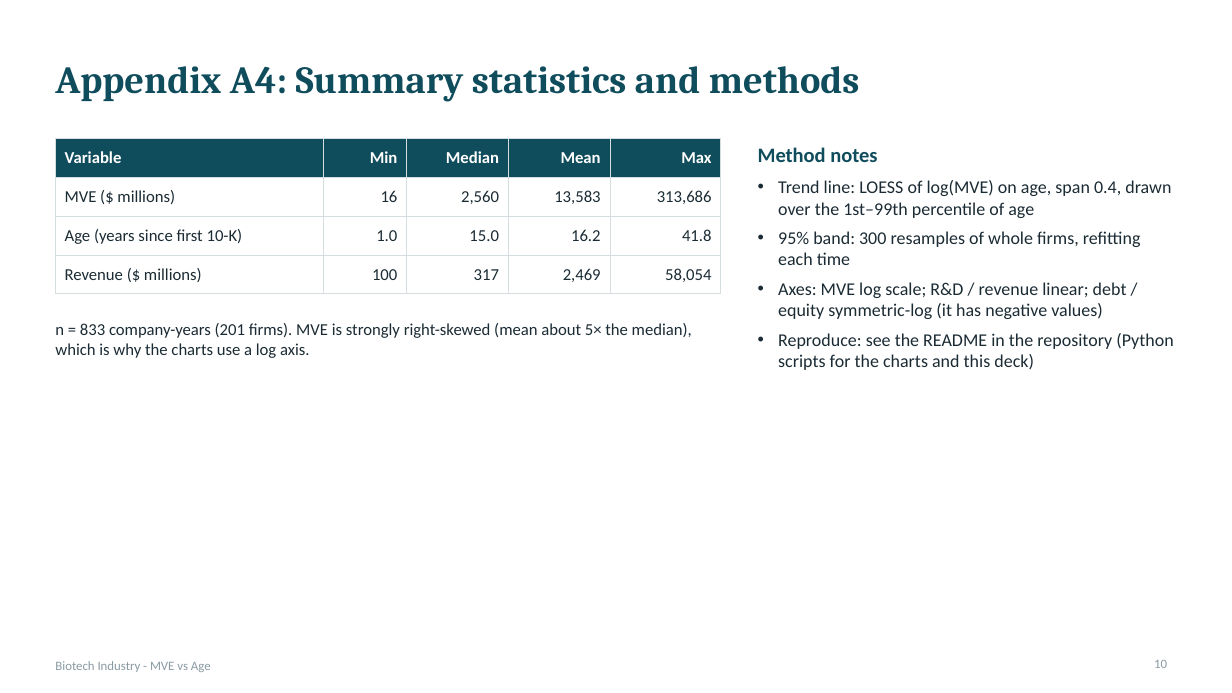
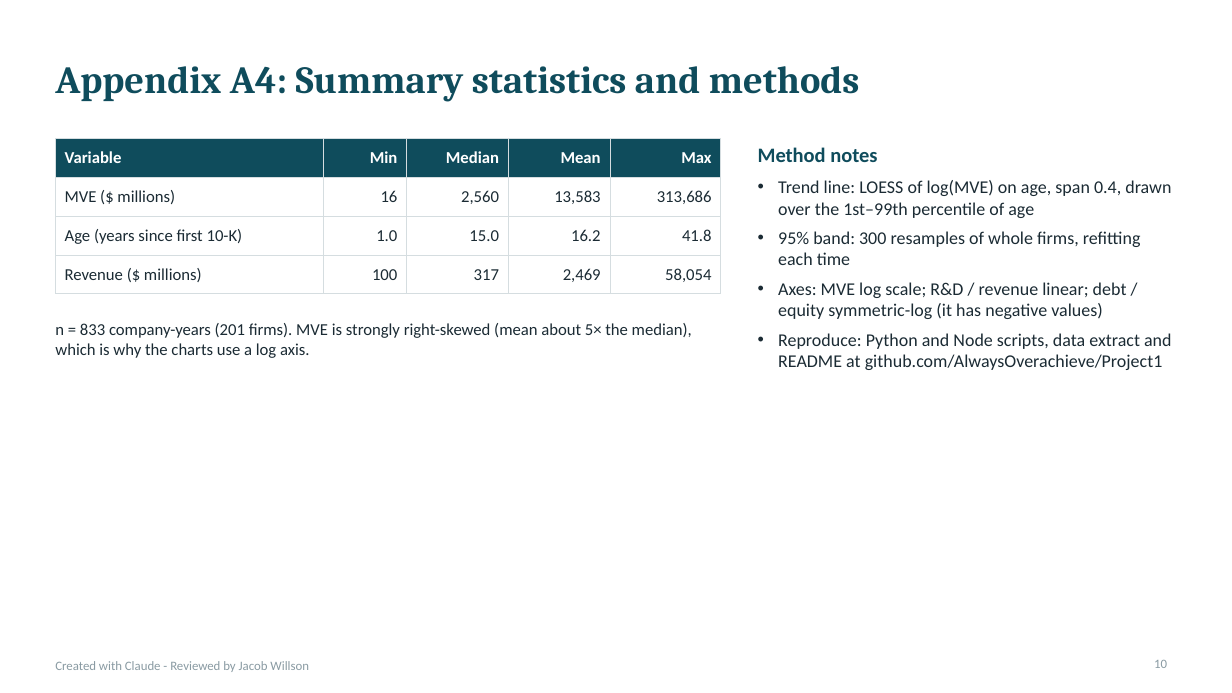
Before and after one commit to AlwaysOverachieve/Project1, a slide deck: slide 10 of out/Biotech_MVE_vs_Age.pptx. Drawn at 1232x693 pixels with LibreOffice and Linux fonts; fonts in the diff are those of the drawing. Boxes give left, top, right and bottom in pixels: in the first picture for what was removed or moved away, otherwise in the second. Text is boxed around its words. In the diff, an @@ line names an element or a change of style, - is before the commit and + after.

```diff
--- a/out/Biotech_MVE_vs_Age.pptx
+++ b/out/Biotech_MVE_vs_Age.pptx
@@ text at <box>778,333,1171,370</box>: text changed @@
-• Reproduce: see the README in the repository (Python scripts for the charts and this deck)
+• Reproduce: Python and Node scripts, data extract and README at github.com/AlwaysOverachieve/Project1
@@ text removed at <box>55,661,211,672</box> @@
-Biotech Industry - MVE vs Age
@@ text added at <box>55,661,309,672</box>, 10 pt, text #8A9BA3 @@
+Created with Claude - Reviewed by Jacob Willson
```
Also in this commit, not shown: 9 other slides changed, 2 other files.
